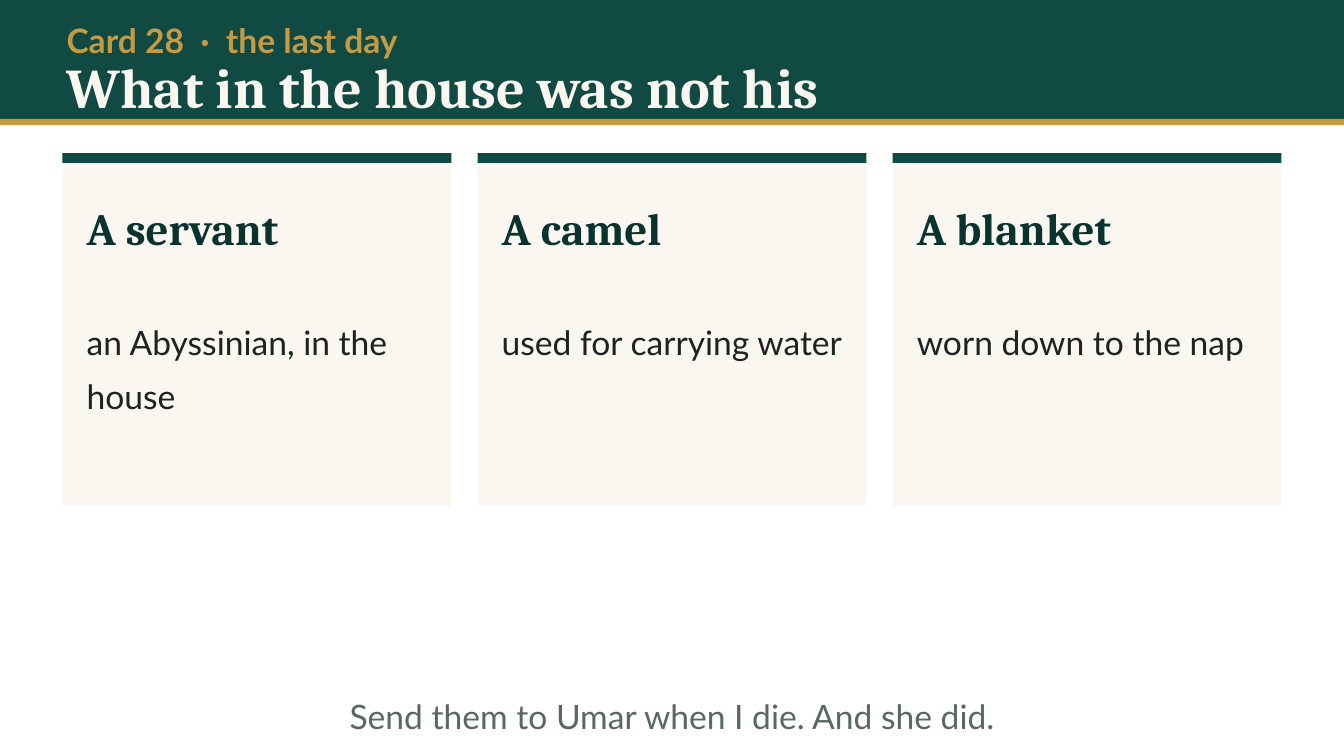
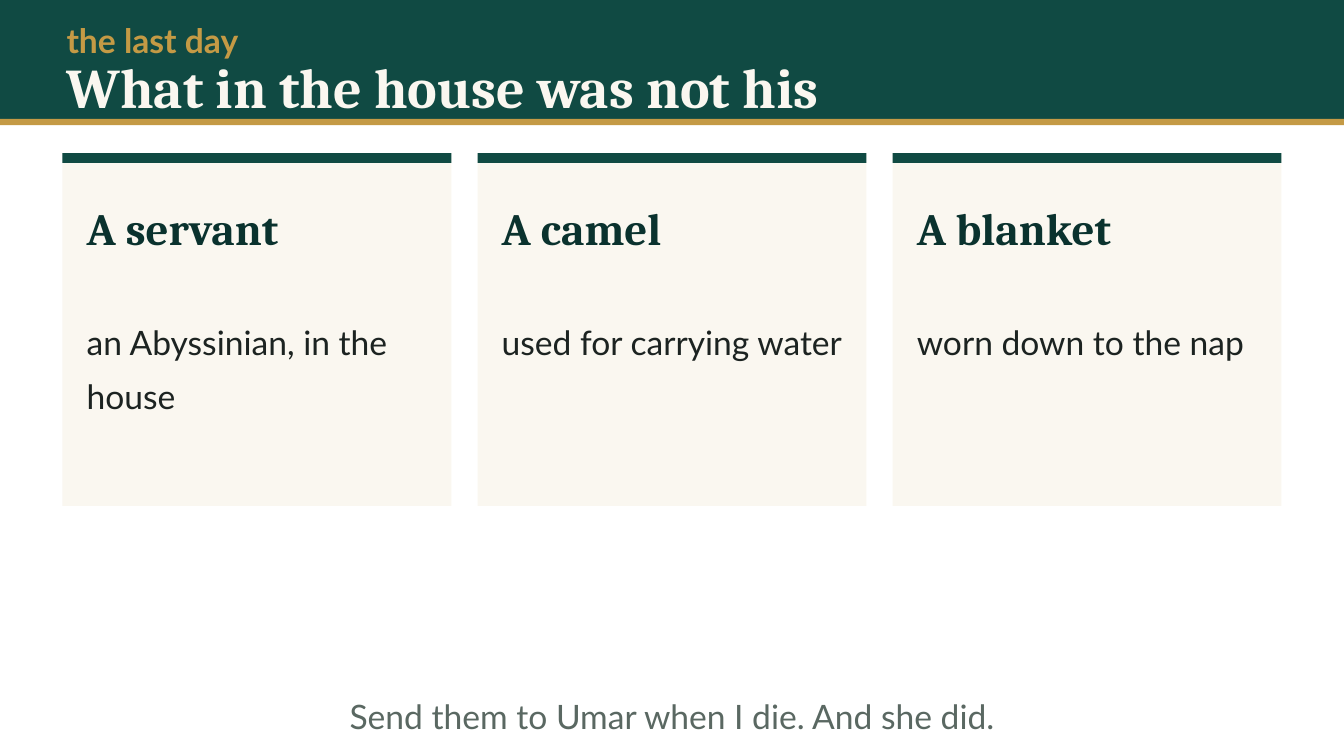
Before and after one commit to daniyalyasin93/2026SeptemberIslamicHistoryClass, a slide deck: slide 87 of L02_baarah_saal/L02.pptx (slide 51 before the commit). Drawn at 1344x756 pixels with LibreOffice and Linux fonts; fonts in the diff are those of the drawing. Boxes give left, top, right and bottom in pixels: in the first picture for what was removed or moved away, otherwise in the second. Text is boxed around its words. In the diff, an @@ line names an element or a change of style, - is before the commit and + after.

```diff
--- a/L02_baarah_saal/L02.pptx
+++ b/L02_baarah_saal/L02.pptx
@@ text at (67,28,238,59): text changed @@
-Card 28 · the last day
+the last day
```
Also in this commit, not shown: 44 other slides changed, 37 slides added, 17 other files.
